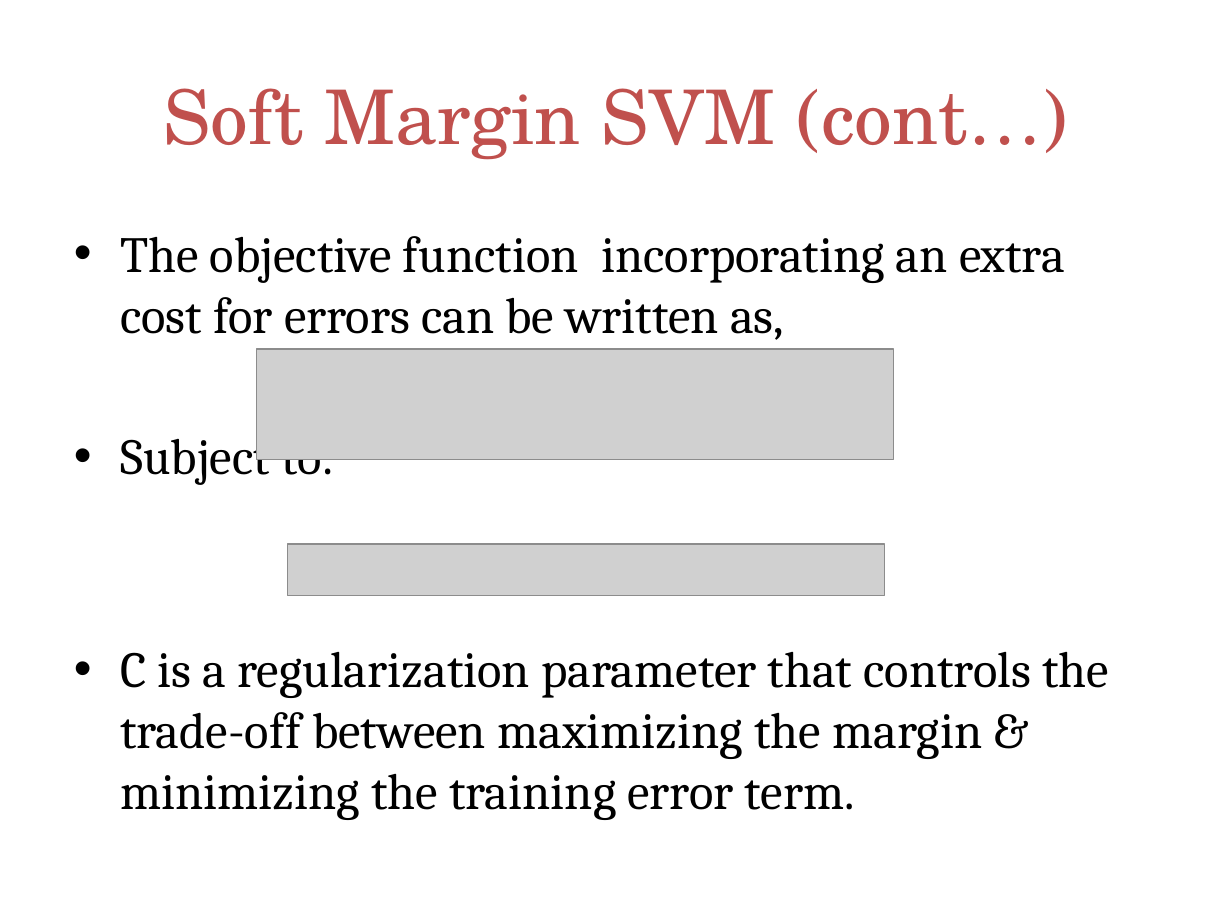
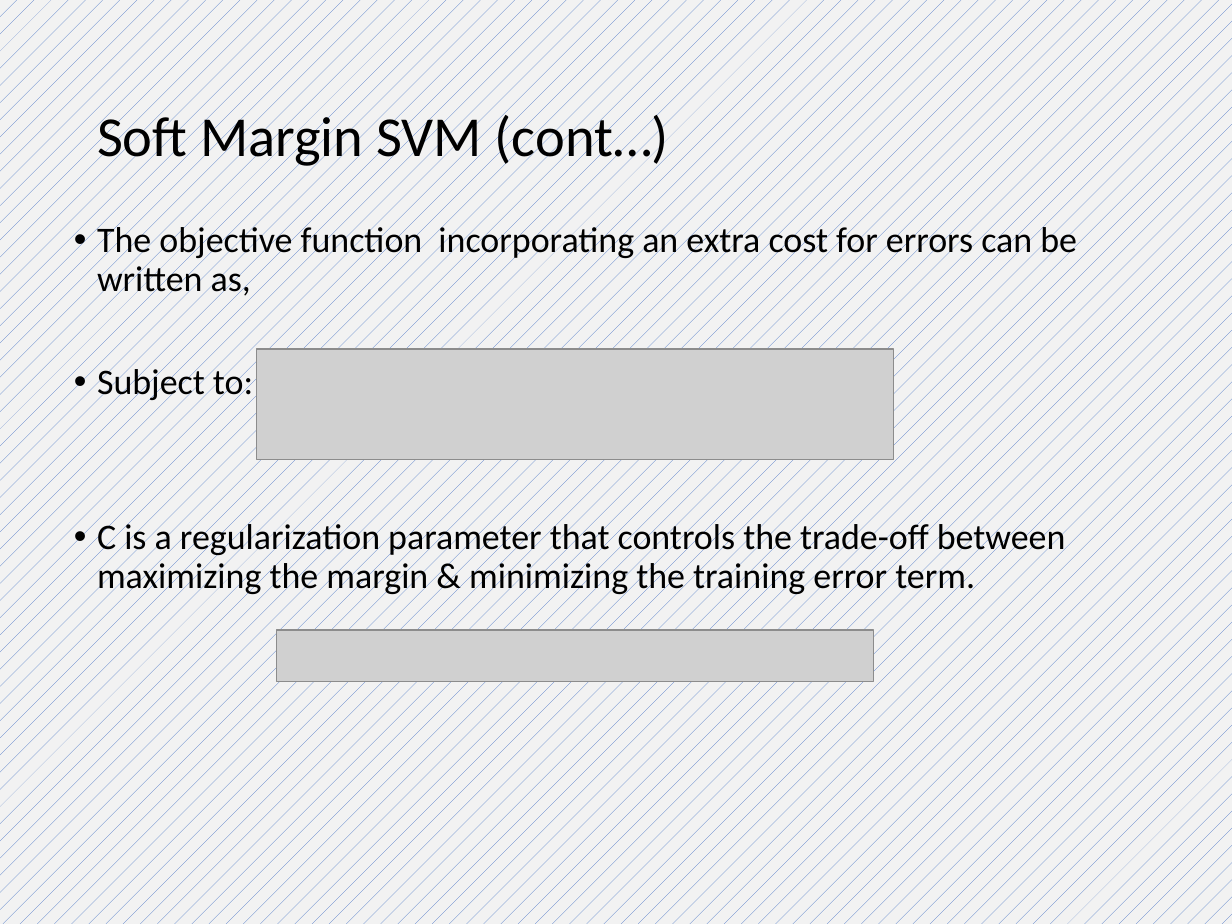
Before and after one commit to Shah-Aayush/semester-5-materials, a slide deck: slide 15 of ML - Machine Learning/Notes/swatiSVM for class.pptx. Drawn at 1232x924 pixels with LibreOffice and Linux fonts; fonts in the diff are those of the drawing; grey boxes stand for pictures; background and template pictures are left out. Boxes give left, top, right and bottom in pixels: in the first picture for what was removed or moved away, otherwise in the second. Text is boxed around its words. In the diff, an @@ line names an element or a change of style, - is before the commit and + after.

```diff
--- a/ML - Machine Learning/Notes/swatiSVM for class.pptx
+++ b/ML - Machine Learning/Notes/swatiSVM for class.pptx
@@ background picture (left out) to pattern #4472C4 on #F2F2F2 @@
@@ title "Soft Margin SVM (cont…)": place and size @@
-title "Soft Margin SVM (cont…)" at [163, 88, 1068, 160]
+title "Soft Margin SVM (cont…)" at [97, 109, 669, 170]
@@ title "Soft Margin SVM (cont…)" at [97, 109, 669, 170]: size 44 to 33 pt, font TeX Gyre Schola to Calibri, text colour #C0504D to #000000; alignment centre to left; line spacing 1 to 0.9 @@
@@ text "The objective function incorporating an ..." at [97, 223, 1077, 597]: size 29.6 to 21 pt, font Cambria to Calibri; indent changed; line spacing 1 to 0.9; more space between paragraphs @@
@@ picture: place and size @@
-picture at [287, 545, 885, 596]
+picture at [276, 630, 873, 681]
```
Also in this commit, not shown: 52 other slides changed, 22 other files.
